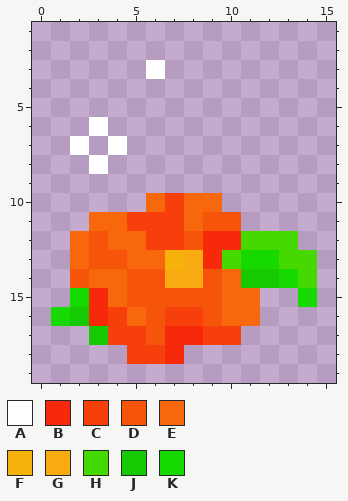
Edited in one commit: pixel-art sprite (assets/deco7.png). That is the earlier state.
The file is 512x512 pixels, drawn in blocks of 16x16; one block is one cell here. Shown: x 0..15, y 1..19.
Palette (. is transparent): A #ffffff  B #f62a0b  C #f63f0b  D #f6530b  E #f6680b  F #f6b10b  G #f9ab12  H #46d900  J #17c903  K #16d900
Pixels before, first column x 1:
 3 .....A........
 4 ..............
 5 ..............
 6 ..A...........
 7 .A.A..........
 8 ..A...........
 9 ..............
10 .....ECEE.....
11 ..EECCCEDD....
12 .EDEECCDBBHHH.
13 .EDDEEFGBHKKHH
14 .DEEDDGGDEJJKH
15 .KBEDDDDDEE..K
16 KJBCEDCCDEE...
17 ..JCCDBBCC....
18 ....CCB.......
After:
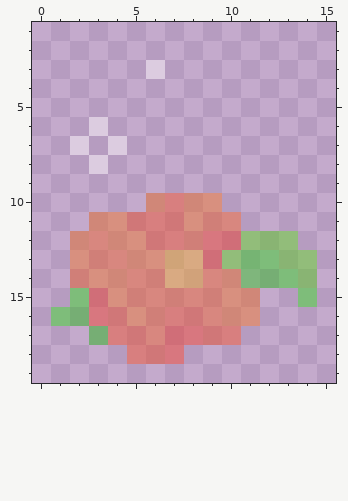
From old to new:
colour A: #ffffff -> #ffffff66
colour B: #f62a0b -> #f62a0b66
colour C: #f63f0b -> #f63f0b66
colour D: #f6530b -> #f6530b66
colour E: #f6680b -> #f6680b66
colour F: #f6b10b -> #f6b10b66
colour G: #f9ab12 -> #f9ab1266
colour H: #46d900 -> #46d90066
colour J: #17c903 -> #17c90366
colour K: #16d900 -> #16d90066
